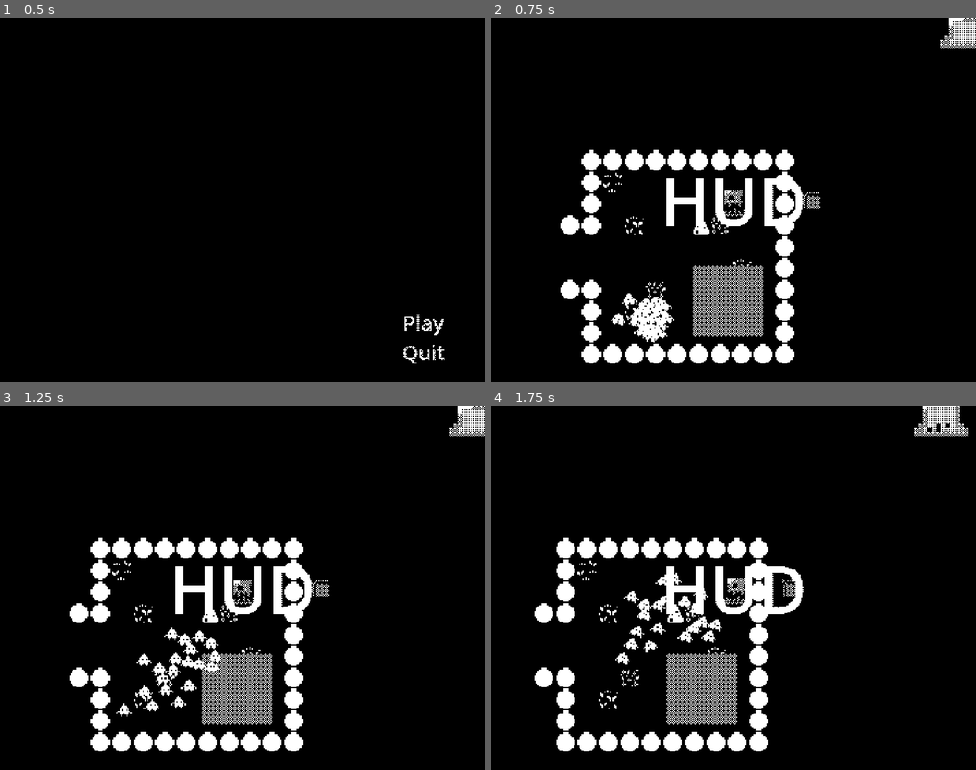
Above: before the commit, frames 1-4 (two rows, left to right).
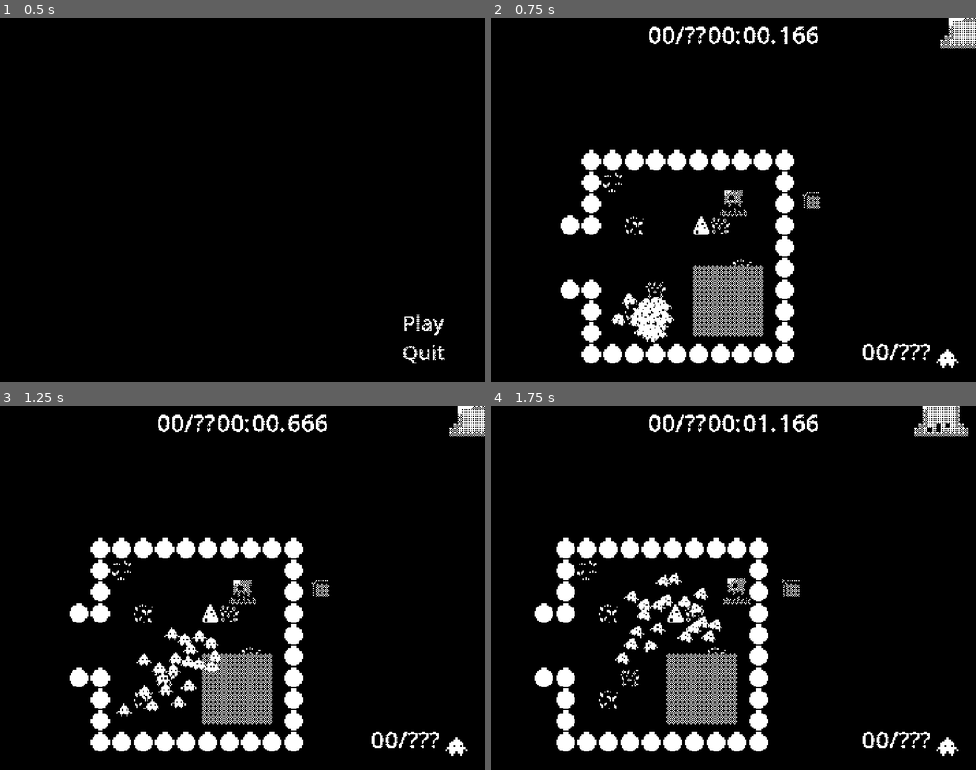
Above: after the commit, the same moments.

Repository: Octaniko/EnemyOfNone
Game: Godot game, scene res://scenes/levels/main_menu/main_menu.tscn
Two runs of this game, one before a commit and one after it. Both use one fixed random seed, a clock stepped at 60 frames per second and the inputs below. Video files are missing from this copy of the repository; at most half a second of black plays in their place.
Inputs:
- Up to frame 1 (0.5 s): no input
- Up to frame 2 (0.75 s): click "Play" at 0.5 s
- Up to frame 3 (1.25 s): no input
- Up to frame 4 (1.75 s): hold D (right) from 1.28 s (still down); hold Shift (recall) from 1.28 s (still down)

Frame 1 is identical in both runs. In frame 2, 2.3% of the frame differs, in the area x 32-97%, y 2-97%; in frame 3, 2.3%; in frame 4, 2.2%.

Commit message:
feat: Add basic HUD with timer

Diff:
--- /dev/null
+++ b/ui/hud.gd
@@ -0,0 +1,11 @@
+extends Control
+
+
+# Called when the node enters the scene tree for the first time.
+func _ready() -> void:
+	pass # Replace with function body.
+
+
+# Called every frame. 'delta' is the elapsed time since the previous frame.
+func _process(delta: float) -> void:
+	pass
--- a/ui/hud.tscn
+++ b/ui/hud.tscn
@@ -1,6 +1,9 @@
-[gd_scene load_steps=3 format=3 uid="uid://5bv2iryockb7"]
+[gd_scene load_steps=6 format=3 uid="uid://5bv2iryockb7"]
 
+[ext_resource type="Script" uid="uid://rwcpx8nthwp8" path="res://ui/hud.gd" id="1_276te"]
 [ext_resource type="Shader" uid="uid://dptgn8t6jmiik" path="res://assets/shaders/dithering.gdshader" id="1_rbyyf"]
+[ext_resource type="Script" uid="uid://duc5y5dtk81w7" path="res://ui/timer_container.gd" id="2_546lt"]
+[ext_resource type="Texture2D" uid="uid://b8q7c4fn0pt4o" path="res://assets/sprites/unit1.png" id="3_7ihmi"]
 
 [sub_resource type="ShaderMaterial" id="ShaderMaterial_276te"]
 shader = ExtResource("1_rbyyf")
@@ -18,22 +21,76 @@
 anchor_bottom = 1.0
 grow_horizontal = 2
 grow_vertical = 2
+script = ExtResource("1_276te")
 
-[node name="Label" type="Label" parent="."]
+[node name="HBoxContainer" type="HBoxContainer" parent="."]
 layout_mode = 1
-anchors_preset = 8
+anchors_preset = 5
 anchor_left = 0.5
-anchor_top = 0.5
 anchor_right = 0.5
-anchor_bottom = 0.5
-offset_left = -20.0
-offset_top = -11.5
-offset_right = 20.0
-offset_bottom = 11.5
+offset_left = -254.5
+offset_right = 254.5
+offset_bottom = 97.0
 grow_horizontal = 2
-grow_vertical = 2
-theme_override_font_sizes/font_size = 196
-text = "HUD"
+
+[node name="ObjectCounter" type="Label" parent="HBoxContainer"]
+layout_mode = 2
+theme_override_colors/font_outline_color = Color(0, 0, 0, 1)
+theme_override_constants/outline_size = 25
+theme_override_font_sizes/font_size = 71
+text = "00/??"
+
+[node name="TimerContainer" type="HBoxContainer" parent="HBoxContainer"]
+layout_mode = 2
+script = ExtResource("2_546lt")
+
+[node name="Minutes" type="Label" parent="HBoxContainer/TimerContainer"]
+layout_mode = 2
+theme_override_colors/font_outline_color = Color(0, 0, 0, 1)
+theme_override_constants/outline_size = 25
+theme_override_font_sizes/font_size = 71
+text = "00:"
+
+[node name="Seconds" type="Label" parent="HBoxContainer/TimerContainer"]
+layout_mode = 2
+theme_override_colors/font_outline_color = Color(0, 0, 0, 1)
+theme_override_constants/outline_size = 25
+theme_override_font_sizes/font_size = 71
+text = "00."
+
+[node name="Milliseconds" type="Label" parent="HBoxContainer/TimerContainer"]
+layout_mode = 2
+theme_override_colors/font_outline_color = Color(0, 0, 0, 1)
+theme_override_constants/outline_size = 25
+theme_override_font_sizes/font_size = 71
+text = "000"
+
+[node name="HBoxContainer2" type="HBoxContainer" parent="."]
+layout_mode = 1
+anchors_preset = 3
+anchor_left = 1.0
+anchor_top = 1.0
+anchor_right = 1.0
+anchor_bottom = 1.0
+offset_left = -339.0
+offset_top = -140.0
+offset_right = -33.0
+offset_bottom = -43.0
+grow_horizontal = 0
+grow_vertical = 0
+
+[node name="UnitCounter" type="Label" parent="HBoxContainer2"]
+layout_mode = 2
+theme_override_colors/font_outline_color = Color(0, 0, 0, 1)
+theme_override_constants/outline_size = 25
+theme_override_font_sizes/font_size = 71
+text = "00/???"
+
+[node name="TextureRect" type="TextureRect" parent="HBoxContainer2"]
+layout_mode = 2
+size_flags_horizontal = 3
+texture = ExtResource("3_7ihmi")
+expand_mode = 2
 
 [node name="Dithering" type="ColorRect" parent="."]
 visible = false
--- /dev/null
+++ b/ui/timer_container.gd
@@ -0,0 +1,32 @@
+extends HBoxContainer
+
+signal time_sent(time: float)
+
+@onready var minutes_label: Label = $Minutes
+@onready var seconds_label: Label = $Seconds
+@onready var milliseconds_label: Label = $Milliseconds
+
+var elapsed_time := 0.0
+var minutes := 0
+var seconds := 0
+var milliseconds := 0
+
+func _ready() -> void:
+	Global.connect("all_interactables_collected", Callable(self, "_on_all_interactables_connected"))
+
+func _process(delta: float) -> void:
+	elapsed_time += delta
+	# Calculate minutes: total seconds mod 3600 (1 hour) divided by 60
+	minutes = fmod(elapsed_time, 3600) / 60
+	# Calculate seconds: remainder of total seconds after removing full minutes
+	seconds = fmod(elapsed_time, 60)
+	# Calculate milliseconds: fraction of the current second times 1000
+	milliseconds = fmod(elapsed_time, 1) * 1000
+
+	minutes_label.text = "%02d:" % minutes
+	seconds_label.text = "%02d." % seconds
+	milliseconds_label.text = "%03d" % milliseconds
+
+func _on_all_coins_connected():
+	var level_name = get_tree().current_scene.name
+	emit_signal("time_sent", elapsed_time)
Not shown, added: ui/hud.gd.uid
Not shown, added: ui/timer_container.gd.uid
